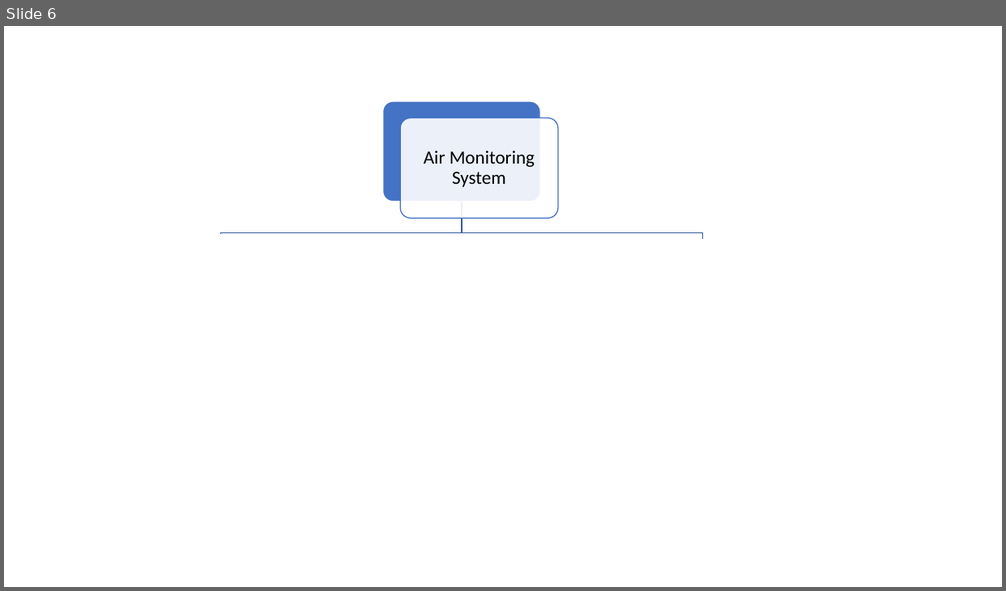
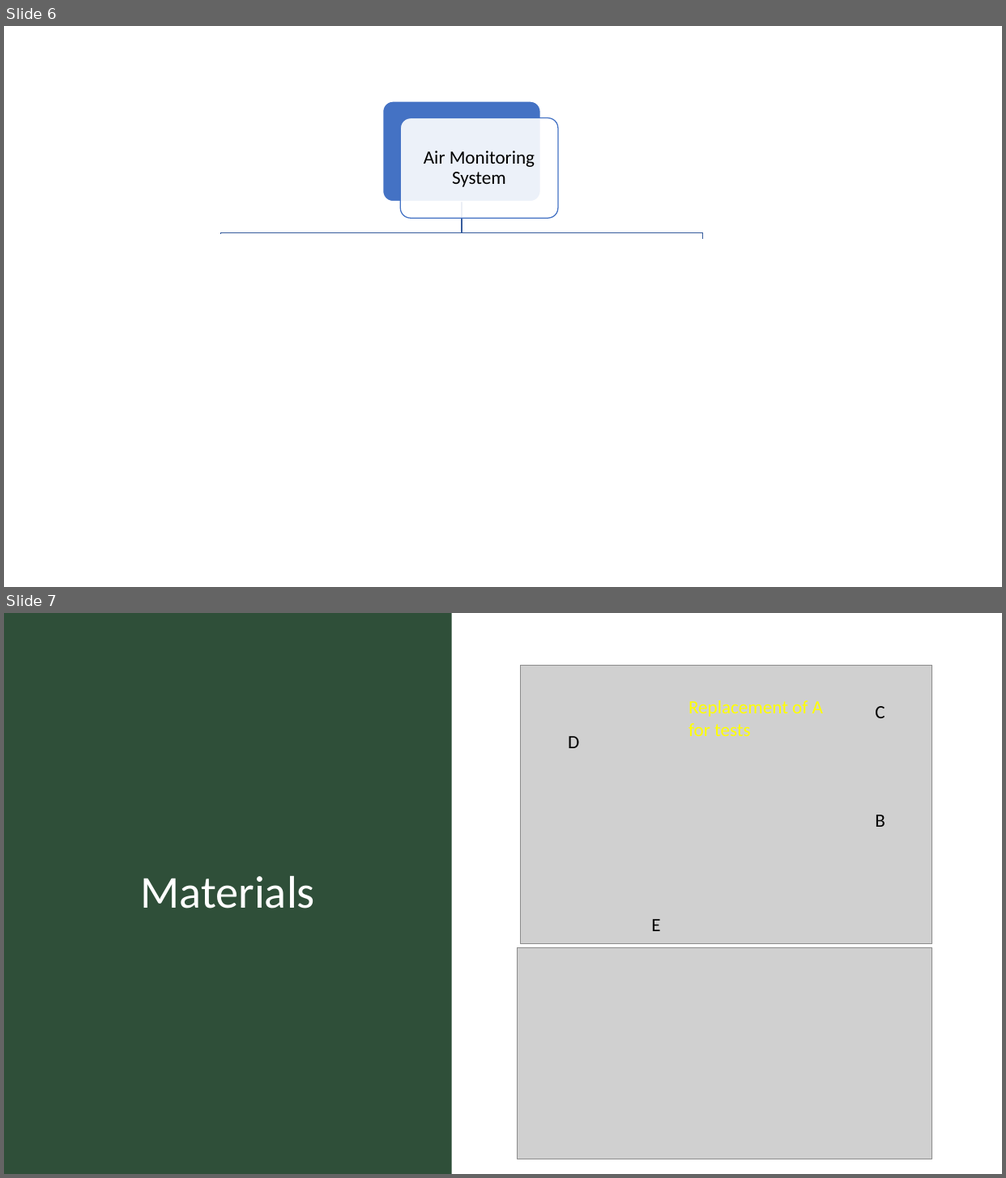
Before and after one commit to Danielc3388/AirMonitor, a slide deck: Presentation of proposal.pptx. Shown one above the other, each under a label of ours: slide 6 before the commit, slides 6 and 7 after it. The pictures are 1006x591 and 1006x1178 pixels, drawn with LibreOffice and Linux fonts; fonts in the diff are those of the drawing; grey boxes stand for pictures. Boxes give left, top, right and bottom in pixels: in the first picture for what was removed or moved away, otherwise in the second. Text is boxed around its words. In the diff, an @@ line names an element or a change of style, - is before the commit and + after.

```diff
--- a/Presentation of proposal.pptx
+++ b/Presentation of proposal.pptx
@@ slide 7 added at (4, 613, 1002, 1174), background #FFFFFF @@
@@ rectangle added at (4, 613, 452, 1174), fill #2F4F39 @@
@@ picture added at (521, 666, 932, 944) @@
@@ text added at (688, 700, 823, 736), 18 pt, text #FFFF00 @@
+Replacement of A
+for tests
@@ text added at (875, 706, 884, 718), 18 pt, text #000000 @@
+C
@@ text added at (568, 736, 579, 748), 18 pt, text #000000 @@
+D
@@ text added at (875, 815, 885, 827), 18 pt, text #000000 @@
+B
@@ title added at (140, 875, 315, 909), 44 pt, text #FFFFFF @@
+Materials
@@ text added at (651, 919, 660, 931), 18 pt, text #000000 @@
+E
@@ picture added at (518, 948, 932, 1160) @@
```
Also in this commit, not shown: 2 slides changed, 1 slide removed, 2 other files.
